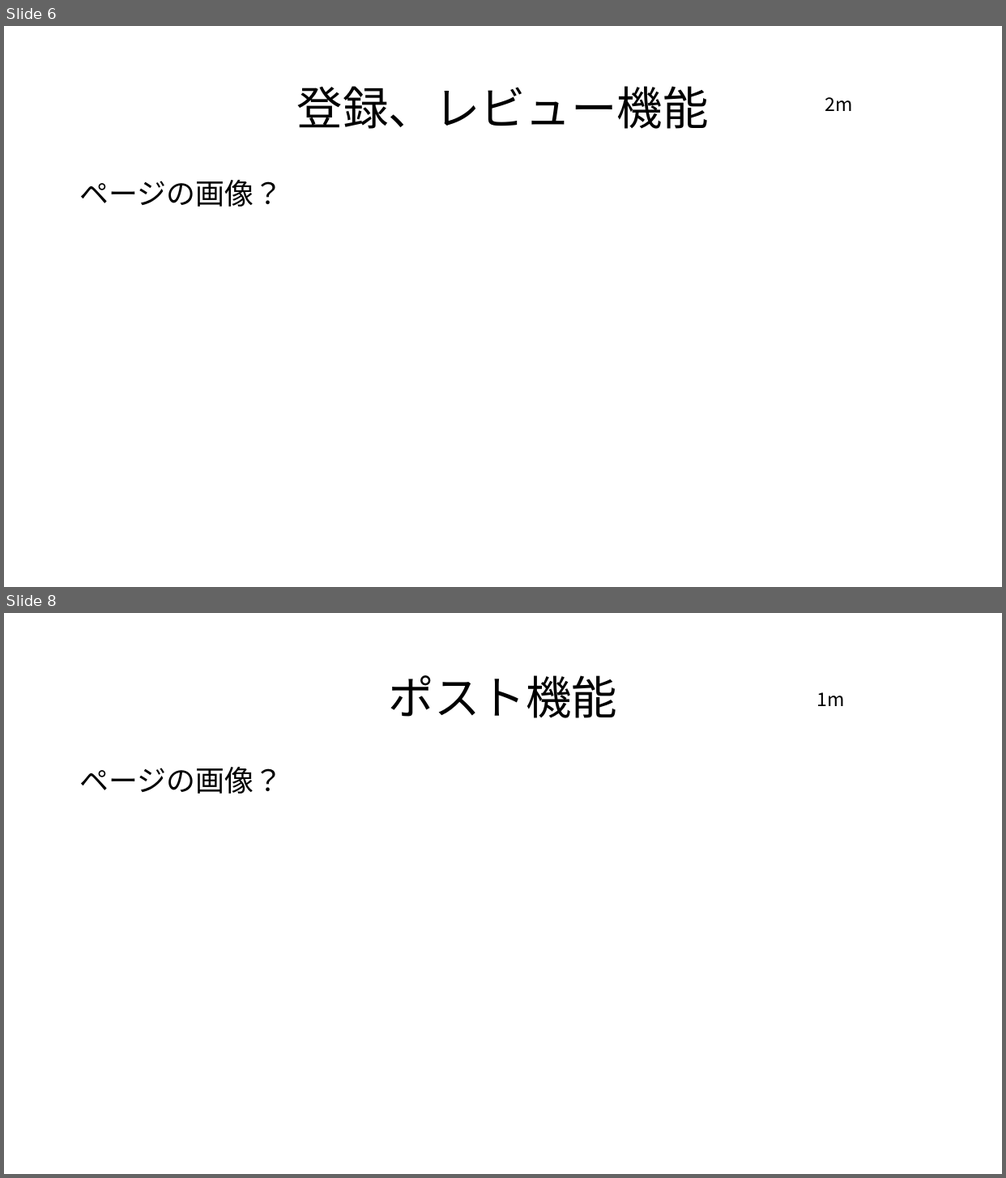
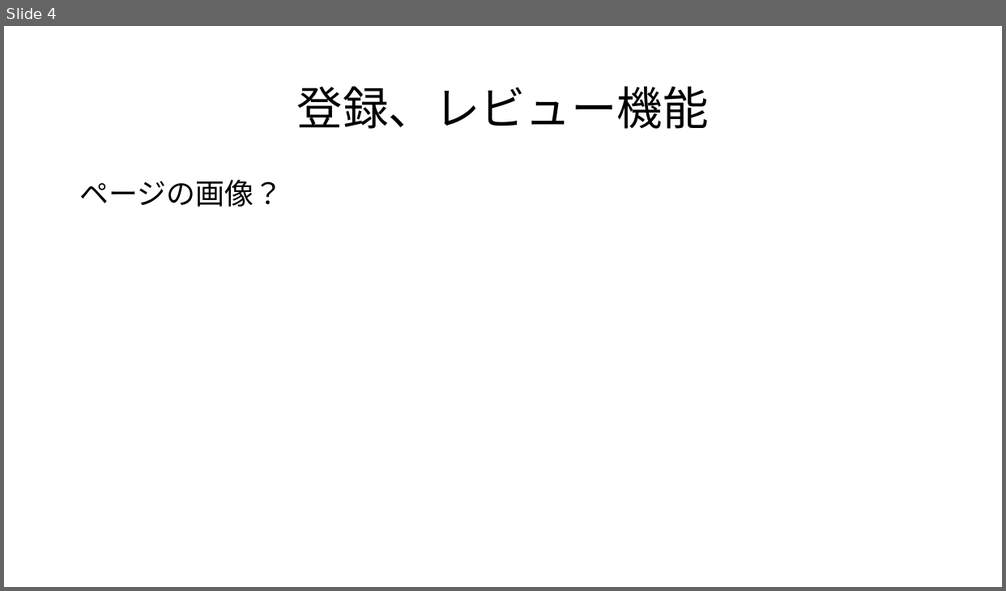
Before and after one commit to plusdojo2024/A2, a slide deck: doc/プレゼン資料/レコレコプレゼン資料(参考用).pptx. Shown one above the other, each under a label of ours: slides 6 and 8 before the commit, slide 4 after it; the slides between them are not shown. The pictures are 1006x1178 and 1006x591 pixels, drawn with LibreOffice and Linux fonts; fonts in the diff are those of the drawing. Boxes give left, top, right and bottom in pixels: in the first picture for what was removed or moved away, otherwise in the second. Text is boxed around its words. In the diff, an @@ line names an element or a change of style, - is before the commit and + after.

```diff
--- a/doc/プレゼン資料/レコレコプレゼン資料(参考用).pptx
+++ b/doc/プレゼン資料/レコレコプレゼン資料(参考用).pptx
@@ slide 8 removed at (4,613,1002,1174), background #FFFFFF @@
@@ title removed at (389,675,617,718) @@
-ポスト機能
@@ text removed at (817,692,845,706) @@
-1m
@@ text removed at (80,767,283,794) @@
-ページの画像？
@@ what was slide 6 is now slide 4 @@
@@ slide 4 changed as well @@
@@ text removed at (825,97,853,111) @@
-2m
```
Also in this commit, not shown: 14 other slides changed, 12 slides added, 4 other slides removed.
